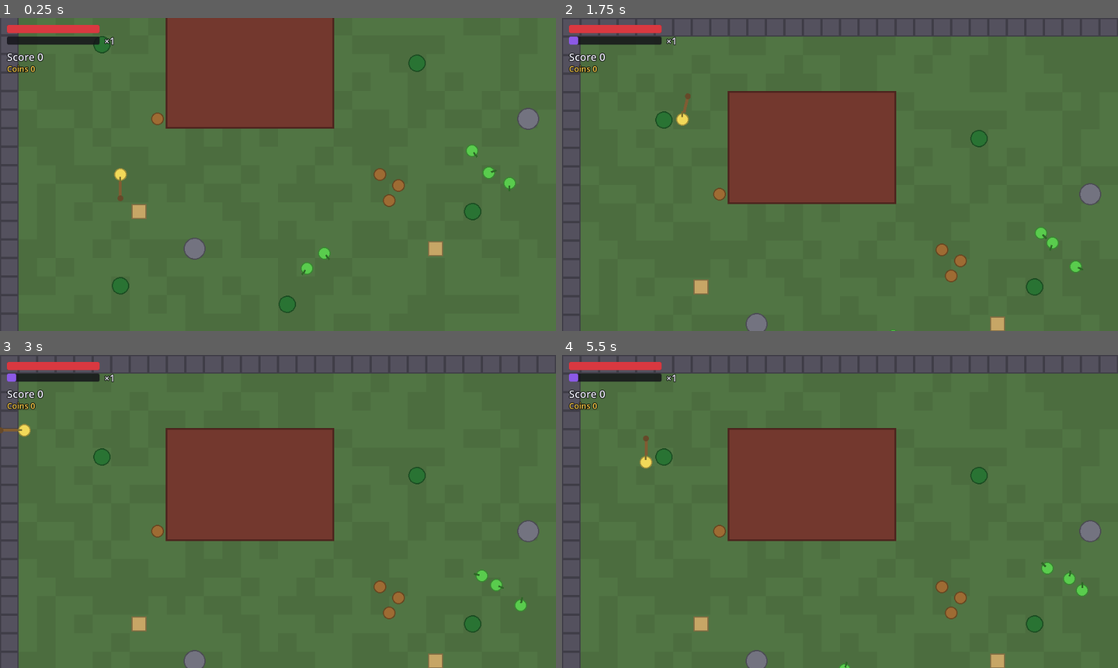
Above: before the commit, frames 1-4 (two rows, left to right).
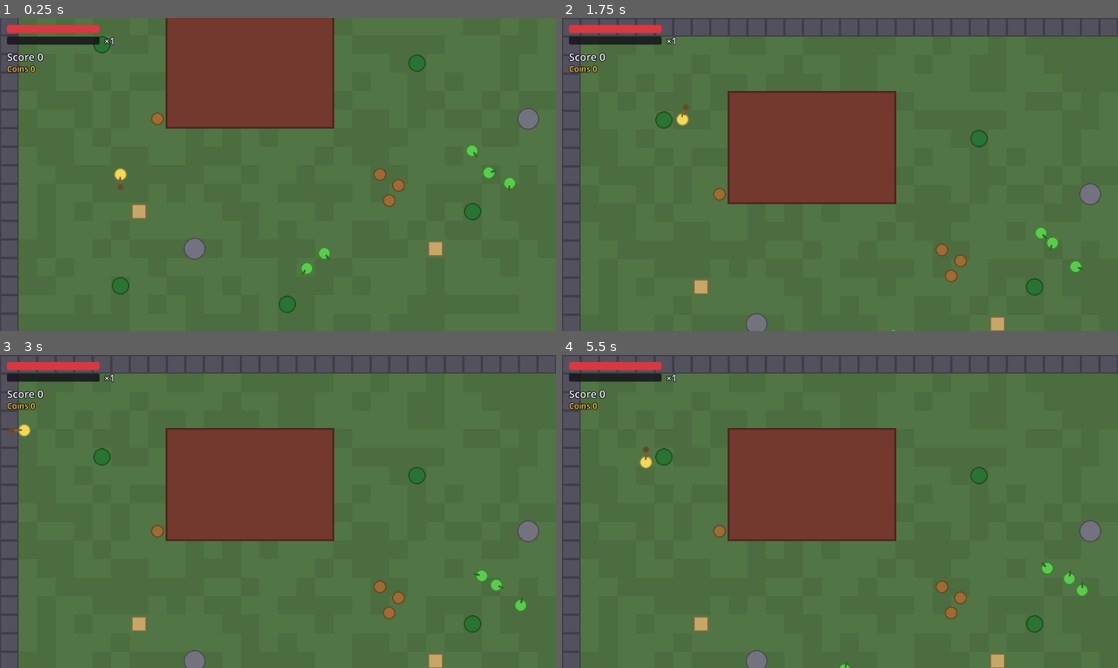
Above: after the commit, the same moments.

Repository: csmallfield/knockabout
Game: Godot game, scene res://game.tscn
Two runs of this game, one before a commit and one after it. Both use one fixed random seed, a clock stepped at 60 frames per second and the inputs below.
Inputs (mouse positions are in pixels of both pictures, inside the frame that each line leads up to):
- Up to frame 1 (0.25 s): no input
- Up to frame 2 (1.75 s): tap Enter at 0.5 s; move the mouse to (812, 237) at 0.52 s; hold W (move_up) from 0.53 s (still down); tap J (attack) at 0.6, 1.55 s; tap K (roll) at 0.8, 1.35 s; move the mouse to (1006, 221) at 1.27 s
- Up to frame 3 (3 s): move the mouse to (111, 464) at 2.02 s; release W (move_up) at 2.03 s; hold A (move_left) from 2.03 s (still down); tap J (attack) at 2.1 s; tap K (roll) at 2.3 s; move the mouse to (305, 511) at 2.77 s; tap E (interact) at 2.85 s
- Up to frame 4 (5.5 s): tap J (attack) at 3.05, 4.35 s; move the mouse to (756, 433) at 3.52 s; release A (move_left) at 3.53 s; hold S (move_down) 3.53-4.28 s; tap K (roll) at 3.6, 5.1 s; move the mouse to (962, 495) at 4.27 s; hold D (move_right) 4.28-5.03 s; move the mouse to (728, 527) at 5.02 s; hold W (move_up) from 5.03 s (still down)

The runs differ from the first frame. In frame 1, less than 0.1% of the frame differs, in the area x 21-23%, y 51-59%; in frame 2, less than 0.1%, in the area x 1-24%, y 5-32%; in frame 3, less than 0.1%; in frame 4, less than 0.1%.

Commit message:
Loot and Death states, debris added

Diff:
--- a/autoload/score_manager.gd
+++ b/autoload/score_manager.gd
@@ -95,12 +95,15 @@
 # ----------------------------------------------------------------- combat listeners
 
 func _on_impact(event: ImpactEvent, damage: float) -> void:
+	# Meter only builds when a live MOB takes the hit (body_b). Props, debris,
+	# and walls never feed it — even on a direct player swing. (This also retires
+	# the old debris-into-debris trickle worry.)
+	if not _is_mob(event.body_b):
+		return
 	var gain := 0.0
-	if _is_player(event.body_a) and (event.synthetic or _is_entity(event.body_b)):
-		# Direct: a hit the player instigated — swing (synthetic), roll shove, or
-		# a player-ballistic bonk into an entity (§4 + the §10 roll-credit
-		# recommendation). The entity-body_b guard keeps the player being flung
-		# into a *wall* (body_b == null) from building meter.
+	if _is_player(event.body_a):
+		# Direct: a hit the player instigated on a mob — swing (synthetic), roll
+		# shove, or a player-ballistic bonk (§4 + the §10 roll-credit rec).
 		gain = _config.per_hit_meter + _config.damage_meter_factor * damage
 		if event.swing_hits >= 2:
 			gain *= _config.multi_hit_mult       # multi-hit only applies to swings
@@ -194,6 +197,11 @@
 func _is_player(body: Node) -> bool:
 	return body != null and is_instance_valid(body) and body.is_in_group("player")
 
+## A live mob — i.e. in the "mobs" group. Dying corpses leave the group, so they
+## can't farm meter, and props/debris/walls are never in it.
+func _is_mob(body: Node) -> bool:
+	return body != null and is_instance_valid(body) and body.is_in_group("mobs")
+
 ## Indirect: enemy-into-enemy or prop-into-enemy (the scoped-down "bounce"
 ## reward, §4). Both parties are entities, neither is the player, real damage
 ## landed, and — unless disabled — a combo is live so ambient physics doesn't
--- a/autoload/tuning.gd
+++ b/autoload/tuning.gd
@@ -12,6 +12,8 @@
 const MAX_IMPACTS_PER_TICK := 64     # resolver throttle (GDD §8.2)
 const DEBRIS_POOL_SIZE := 120        # pre-instantiated shards (D7)
 const PICKUP_POOL_SIZE := 64         # pre-instantiated loot pickups (§6.2)
+const CORPSE_LINGER := 0.5           # s — grayed mob corpse sits before fading
+const CORPSE_FADE := 0.45            # s — corpse fade-out, then free
 
 const STUN_TIME_DEFAULT := 0.35      # s — mob landing stun
 const STUN_TIME_PLAYER := 0.2        # s — player landing stun (shortened, §4.1)
--- a/components/breakable.gd
+++ b/components/breakable.gd
@@ -35,4 +35,10 @@
 		WorldState.mark_destroyed(MapManager.current_map_id, persist_id)
 
 	EventBus.entity_died.emit(_root, _stats, MapManager.current_map_id)
-	_root.queue_free()
+
+	# Let the entity run its own teardown (e.g. a mob's gray-out + fade corpse).
+	# Anything without that hook (props) is removed immediately, as before.
+	if _root.has_method("begin_death_sequence"):
+		_root.begin_death_sequence(event)
+	else:
+		_root.queue_free()
--- a/entities/mobs/mob_base.gd
+++ b/entities/mobs/mob_base.gd
@@ -26,6 +26,8 @@
 var _brain: MobBrain
 var _contact_zone: Area2D
 var _hp_bar: MiniHealthBar
+var _hurtbox: Area2D
+var _dying := false
 
 func _ready() -> void:
 	stats = profile.stats
@@ -75,7 +77,8 @@
 	breakable.setup(self, stats, _health)
 	add_child(breakable)
 
-	add_child(EntityKit.make_hurtbox(radius))
+	_hurtbox = EntityKit.make_hurtbox(radius)
+	add_child(_hurtbox)
 
 	# Contact-attack zone: slightly larger than the body (§4.2 row 6). The brain
 	# decides when to strike; this is the volume the strike must overlap.
@@ -90,6 +93,11 @@
 	add_child(_brain)
 
 func _physics_process(delta: float) -> void:
+	if _dying:
+		# Corpse: brain is silent, but keep driving motion so a launched body
+		# finishes its arc (decaying via drag) instead of freezing in place.
+		_motion.physics_update(Vector2.ZERO, delta)
+		return
 	var intent := Vector2.ZERO
 	if _motion.is_controllable():
 		intent = _brain.think(delta)
@@ -98,6 +106,33 @@
 	_art.facing = face_dir
 	_refresh_visual()
 	_motion.physics_update(intent, delta)
+
+## Called by Breakable after entity_died is emitted (so scoring/loot already
+## fired). The mob turns gray, lingers as a corpse, then fades out and frees —
+## instead of vanishing in a single frame. The corpse is made fully inert:
+## it blocks nothing, can't be hit (no meter farming on bodies), and can't
+## attack. (Scoring/loot are unaffected — they ran at the moment of death.)
+func begin_death_sequence(_event: ImpactEvent) -> void:
+	if _dying:
+		return
+	_dying = true
+	remove_from_group("mobs")        # AI/targeting/separation ignore corpses
+	remove_from_group("ballistic")
+	_brain.interrupt()               # release any held attack token
+	set_deferred("collision_layer", 0)
+	set_deferred("collision_mask", 0)
+	if _hurtbox:
+		_hurtbox.set_deferred("collision_layer", 0)
+	if _contact_zone:
+		_contact_zone.set_deferred("monitoring", false)
+	if _hp_bar:
+		_hp_bar.visible = false
+
+	var t := create_tween()
+	t.tween_property(_art, "modulate", Color(0.45, 0.45, 0.5, 1.0), 0.12)
+	t.tween_interval(Tuning.CORPSE_LINGER)
+	t.tween_property(_art, "modulate:a", 0.0, Tuning.CORPSE_FADE)
+	t.tween_callback(queue_free)
 
 ## The brain calls this during a STRIKE; deals one synthetic hit if the player
 ## is inside the contact zone. Returns whether it connected.
--- a/entities/pickup.gd
+++ b/entities/pickup.gd
@@ -1,29 +1,37 @@
 class_name Pickup
 extends Area2D
-## Pooled loot token (GDD §6.2). Lives under PickupPool in global coords,
-## mirroring DebrisShard. Re-configured per spawn from a LootProfile.
+## Pooled loot token (GDD §6.2 + visual polish). Lives under PickupPool in
+## global coords, mirroring DebrisShard. Re-configured per spawn from a
+## LootProfile.
 ##
-## Detection is pickup-side: this Area2D monitors the player body (L_PLAYER)
-## rather than relying on the player's mask, so it mirrors how hurtboxes work
-## here and needs no change to the player's collision setup.
+## It pops out of the kill, scatters, and LANDS during a short arm window before
+## it can be collected or magnetized — so even point-blank melee drops are
+## visibly on the ground for a beat instead of being vacuumed up in one frame.
+##
+## Detection is pickup-side: this Area2D monitors the player body (L_PLAYER).
 
 var active := false
 var spawn_time := 0.0
 
+const ARM_TIME := 0.4         ## s before collectible / magnetizing (visible drop)
+const ARM_DRAG := 9.0         ## /s velocity decay while settling (lands fast)
+const LAND_DRAG := 6.0        ## /s decay when armed but out of magnet range
 const MAGNET_SPEED := 320.0   ## px/s drift once inside magnetize_radius
-const MAGNET_LERP := 8.0      ## how fast we converge onto that drift
-const COAST_LERP := 6.0       ## settle-to-rest when not magnetized
+const MAGNET_LERP := 8.0      ## convergence onto that drift
 
 var _profile: LootProfile
 var _velocity := Vector2.ZERO
 var _age := 0.0
+var _armed := false
 var _player: Node2D
 var _art: PickupArt
 var _shape: CollisionShape2D
+var _pop: Tween
 
 func _ready() -> void:
 	collision_layer = Tuning.L_LOOT
 	collision_mask = Tuning.L_PLAYER
+	z_index = 6   # pools live under an autoload (drawn before the scene) → lift above the map
 	monitoring = false
 	_shape = EntityKit.circle_collider(6.0)
 	add_child(_shape)
@@ -36,41 +44,58 @@
 	_profile = profile
 	_velocity = vel
 	_age = 0.0
+	_armed = false
 	global_position = pos
 	(_shape.shape as CircleShape2D).radius = profile.radius
-	_art.color = profile.color
-	_art.radius = profile.radius
-	_art.queue_redraw()
+	_art.setup(profile)
 	active = true
 	visible = true
 	modulate.a = 1.0
 	spawn_time = Time.get_ticks_msec() / 1000.0
-	set_deferred("monitoring", true)
-	_shape.set_deferred("disabled", false)
+	set_deferred("monitoring", false)        # not collectible until armed
+	_shape.set_deferred("disabled", true)
 	_player = get_tree().get_first_node_in_group("player") as Node2D
+	# Pop-in scale with a little overshoot.
+	if _pop and _pop.is_valid():
+		_pop.kill()
+	_art.scale = Vector2.ZERO
+	_pop = create_tween()
+	_pop.tween_property(_art, "scale", Vector2.ONE, 0.22) \
+		.set_trans(Tween.TRANS_BACK).set_ease(Tween.EASE_OUT)
 
 func deactivate() -> void:
 	active = false
 	visible = false
+	_armed = false
 	_profile = null
 	set_deferred("monitoring", false)
 	if _shape:
 		_shape.set_deferred("disabled", true)
+	if _pop and _pop.is_valid():
+		_pop.kill()
+	if _art:
+		_art.scale = Vector2.ONE
 
 func _physics_process(delta: float) -> void:
 	if not active:
 		return
 	_age += delta
 
-	if _player == null or not is_instance_valid(_player):
-		_player = get_tree().get_first_node_in_group("player") as Node2D
-
-	# Magnetize toward the player once close; otherwise coast and settle.
-	if _player and global_position.distance_to(_player.global_position) <= _profile.magnetize_radius:
-		var to := (_player.global_position - global_position).normalized()
-		_velocity = _velocity.lerp(to * MAGNET_SPEED, clampf(MAGNET_LERP * delta, 0.0, 1.0))
+	if _age < ARM_TIME:
+		# Settling: the scatter velocity bleeds off so the token visibly lands.
+		_velocity = _velocity.lerp(Vector2.ZERO, clampf(ARM_DRAG * delta, 0.0, 1.0))
 	else:
-		_velocity = _velocity.lerp(Vector2.ZERO, clampf(COAST_LERP * delta, 0.0, 1.0))
+		if not _armed:
+			_armed = true
+			set_deferred("monitoring", true)
+			_shape.set_deferred("disabled", false)
+		if _player == null or not is_instance_valid(_player):
+			_player = get_tree().get_first_node_in_group("player") as Node2D
+		if _player and global_position.distance_to(_player.global_position) <= _profile.magnetize_radius:
+			var to := (_player.global_position - global_position).normalized()
+			_velocity = _velocity.lerp(to * MAGNET_SPEED, clampf(MAGNET_LERP * delta, 0.0, 1.0))
+		else:
+			_velocity = _velocity.lerp(Vector2.ZERO, clampf(LAND_DRAG * delta, 0.0, 1.0))
 	global_position += _velocity * delta
 
 	# Lifetime + last-second fade (0 = forever).
@@ -81,18 +106,62 @@
 			modulate.a = _profile.lifetime - _age
 
 func _on_body_entered(body: Node) -> void:
-	if not active:
+	if not active or not _armed:
 		return
 	if body.is_in_group("player") and body.has_method("collect"):
 		body.collect(_profile)
 		deactivate()
 
-## Placeholder loot art: filled disc + rim, styled by the profile (matches the
-## colored-circle placeholder language of the rest of the prototype).
+## Placeholder loot art: a flattened ground shadow + a gently bobbing token with
+## a per-kind glyph, so the five loot types read at a glance (matches the
+## colored-shape placeholder language of the rest of the prototype).
 class PickupArt:
 	extends Node2D
+	var kind := 0
 	var color := Color.WHITE
 	var radius := 6.0
+	var _t := 0.0
+
+	func setup(p: LootProfile) -> void:
+		kind = p.kind
+		color = p.color
+		radius = p.radius
+		_t = 0.0
+		queue_redraw()
+
+	func _process(delta: float) -> void:
+		_t += delta
+		queue_redraw()
+
 	func _draw() -> void:
-		draw_circle(Vector2.ZERO, radius, color)
-		draw_arc(Vector2.ZERO, radius, 0.0, TAU, 16, color.lerp(Color.WHITE, 0.45), 1.5)
+		var bob := 2.0 + sin(_t * 4.0) * 1.5
+		# Flattened ground shadow — drawn under a squashed transform so it stays
+		# put while the token bobs above it.
+		draw_set_transform(Vector2(0.0, 4.0), 0.0, Vector2(1.0, 0.45))
+		draw_circle(Vector2.ZERO, radius * 0.95, Color(0.0, 0.0, 0.0, 0.28))
+		draw_set_transform(Vector2.ZERO, 0.0, Vector2.ONE)
+		_draw_token(Vector2(0.0, -bob))
+
+	func _draw_token(c: Vector2) -> void:
+		draw_circle(c, radius, color)
+		draw_arc(c, radius, 0.0, TAU, 20, color.lerp(Color.WHITE, 0.5), 1.5)
+		var fg := Color(1.0, 1.0, 1.0, 0.95)
+		match kind:
+			LootProfile.Kind.COIN:
+				draw_arc(c, radius * 0.5, 0.0, TAU, 14, color.darkened(0.4), 1.5)
+			LootProfile.Kind.HEALTH:
+				var a := radius * 0.55
+				draw_line(c + Vector2(-a, 0.0), c + Vector2(a, 0.0), fg, 2.0)
+				draw_line(c + Vector2(0.0, -a), c + Vector2(0.0, a), fg, 2.0)
+			LootProfile.Kind.POWER:
+				var s := radius * 0.5
+				draw_line(c + Vector2(-s, s * 0.4), c + Vector2(0.0, -s), fg, 2.0)
+				draw_line(c + Vector2(0.0, -s), c + Vector2(s, s * 0.4), fg, 2.0)
+			LootProfile.Kind.SPEED:
+				for ox in [-radius * 0.28, radius * 0.32]:
+					draw_line(c + Vector2(ox - radius * 0.18, -radius * 0.4),
+						c + Vector2(ox + radius * 0.22, 0.0), fg, 2.0)
+					draw_line(c + Vector2(ox + radius * 0.22, 0.0),
+						c + Vector2(ox - radius * 0.18, radius * 0.4), fg, 2.0)
+			LootProfile.Kind.INVINCIBLE:
+				draw_arc(c, radius + 2.5, 0.0, TAU, 22, Color(1.0, 1.0, 1.0, 0.8), 1.5)
--- a/entities/props/debris_shard.gd
+++ b/entities/props/debris_shard.gd
@@ -18,6 +18,7 @@
 	collision_layer = Tuning.L_PROP
 	# Debris↔debris (4↔4) is ON by default; first knob to turn per §10/§17.
 	collision_mask = Tuning.L_WORLD | Tuning.L_PLAYER | Tuning.L_ENEMY | Tuning.L_PROP
+	z_index = 4   # pool is an autoload (drawn before the scene) → lift above the map
 	gravity_scale = 0.0
 	angular_damp = 2.0
 	contact_monitor = true
--- a/resources/profiles/weapons/club.tres
+++ b/resources/profiles/weapons/club.tres
@@ -4,4 +4,7 @@
 
 [resource]
 script = ExtResource("1")
+arc_degrees = 120.0
+range_px = 25.0
+blade_length = 20.0
 cooldown = 0.0
